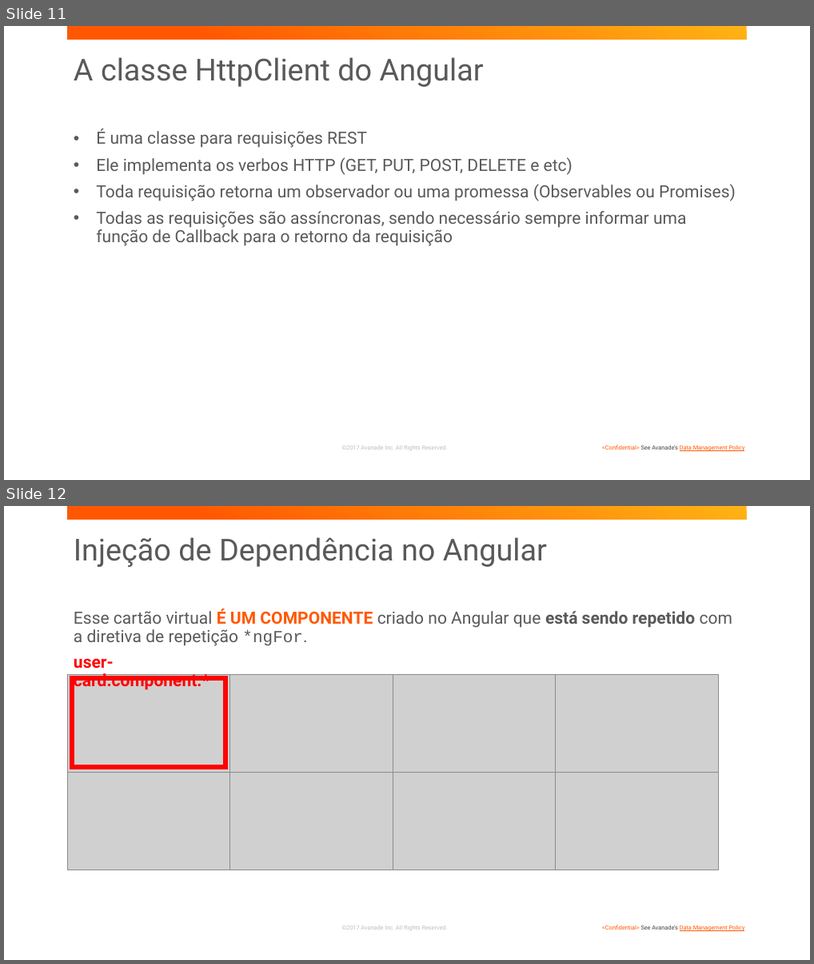
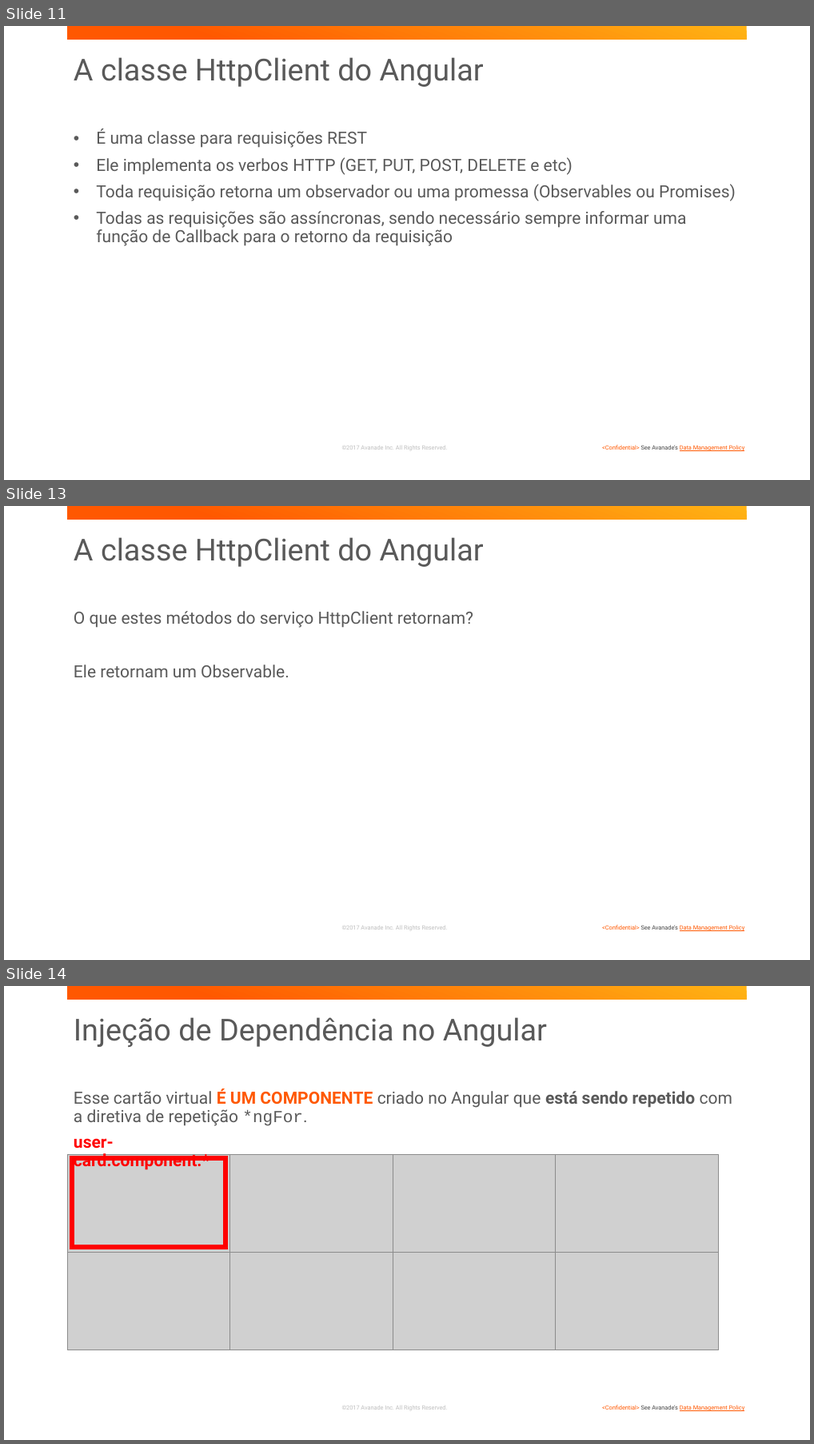
Before and after one commit to BootCampAvanSanAnder/BootCampSantander, a slide deck: presentations/anatomia-avancada/input-output.pptx. Shown one above the other, each under a label of ours: slides 11 and 12 before the commit, slides 11, 13 and 14 after it; the slides between them are not shown. The pictures are 814x964 and 814x1444 pixels, drawn with LibreOffice and Linux fonts; fonts in the diff are those of the drawing; grey boxes stand for pictures; background and template pictures are left out. Boxes give left, top, right and bottom in pixels: in the first picture for what was removed or moved away, otherwise in the second. Text is boxed around its words. In the diff, an @@ line names an element or a change of style, - is before the commit and + after.

```diff
--- a/presentations/anatomia-avancada/input-output.pptx
+++ b/presentations/anatomia-avancada/input-output.pptx
@@ slide 13 added at box(4, 506, 810, 960), background #FFFFFF; not listed: 3 template elements that a slide beside it also shows @@
@@ title added at box(74, 537, 484, 567), 36 pt, text #595959 @@
+A classe HttpClient do Angular
@@ text added at box(74, 611, 474, 677), 20 pt, text #595959 @@
+O que estes métodos do serviço HttpClient retornam?
+Ele retornam um Observable.
@@ what was slide 12 is now slide 14 @@
```
Also in this commit, not shown: 1 other slide added.
